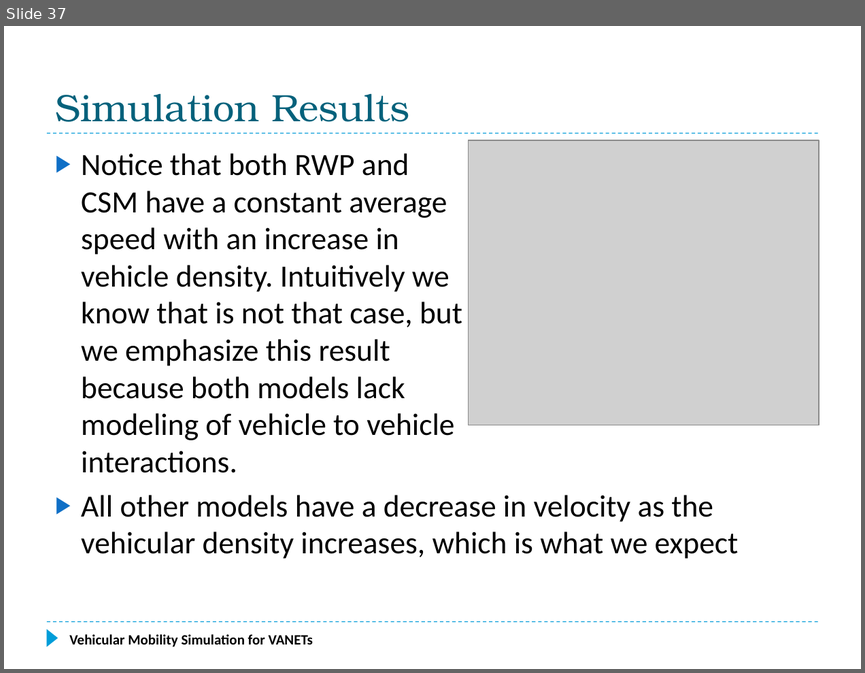
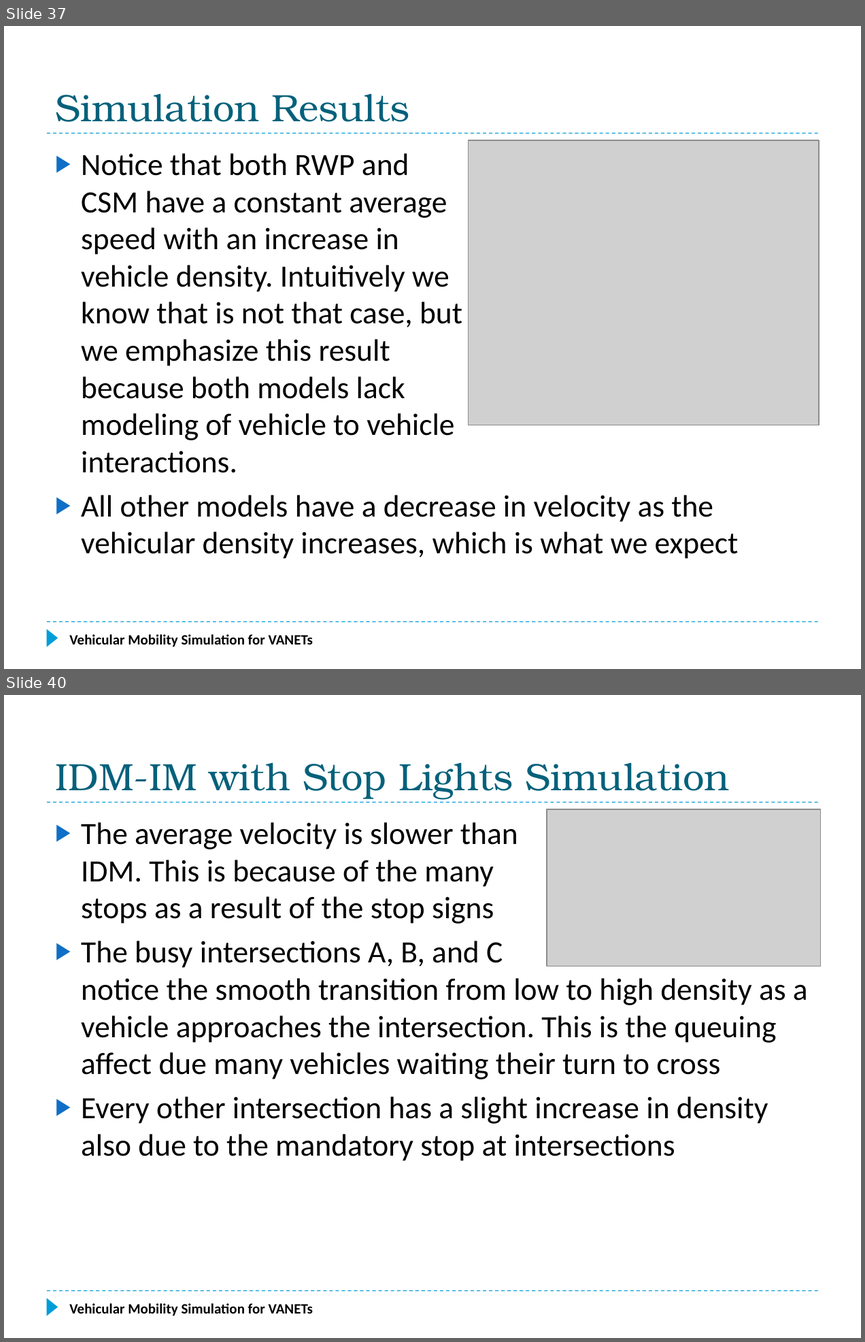
Before and after one commit to f33losopher/EEMaster_VANET, a slide deck: VANET_Felix.pptx. Shown one above the other, each under a label of ours: slide 37 before the commit, slides 37 and 40 after it; the slides between them are not shown. The pictures are 865x673 and 865x1342 pixels, drawn with LibreOffice and Linux fonts; fonts in the diff are those of the drawing; grey boxes stand for pictures. Boxes give left, top, right and bottom in pixels: in the first picture for what was removed or moved away, otherwise in the second. Text is boxed around its words. In the diff, an @@ line names an element or a change of style, - is before the commit and + after.

Commit message:
Finished the Simulation on PPT

```diff
--- a/VANET_Felix.pptx
+++ b/VANET_Felix.pptx
@@ slide 40 added at <box>4,695,861,1338</box>, background #FFFFFF; not listed: 3 template elements that a slide beside it also shows @@
@@ title added at <box>55,763,730,799</box>, 32 pt, text #04617B @@
+IDM-IM with Stop Lights Simulation
@@ picture added at <box>547,809,821,966</box> @@
@@ text added at <box>81,822,808,1161</box>, 26 pt, text #000000 @@
+▶ The average velocity is slower than
+  IDM. This is because of the many
+  stops as a result of the stop signs
+▶ The busy intersections A, B, and C
+  notice the smooth transition from low to high density as a vehicle approaches the intersection. This is the queuing affect due many vehicles waiting their turn to cross
+▶ Every other intersection has a slight increase in density also due to the mandatory stop at intersections
@@ text added at <box>69,1303,313,1316</box>, 12 pt, text #000000, bold @@
+Vehicular Mobility Simulation for VANETs
```
Also in this commit, not shown: 1 slide changed, 5 other slides added, 1 other file.
